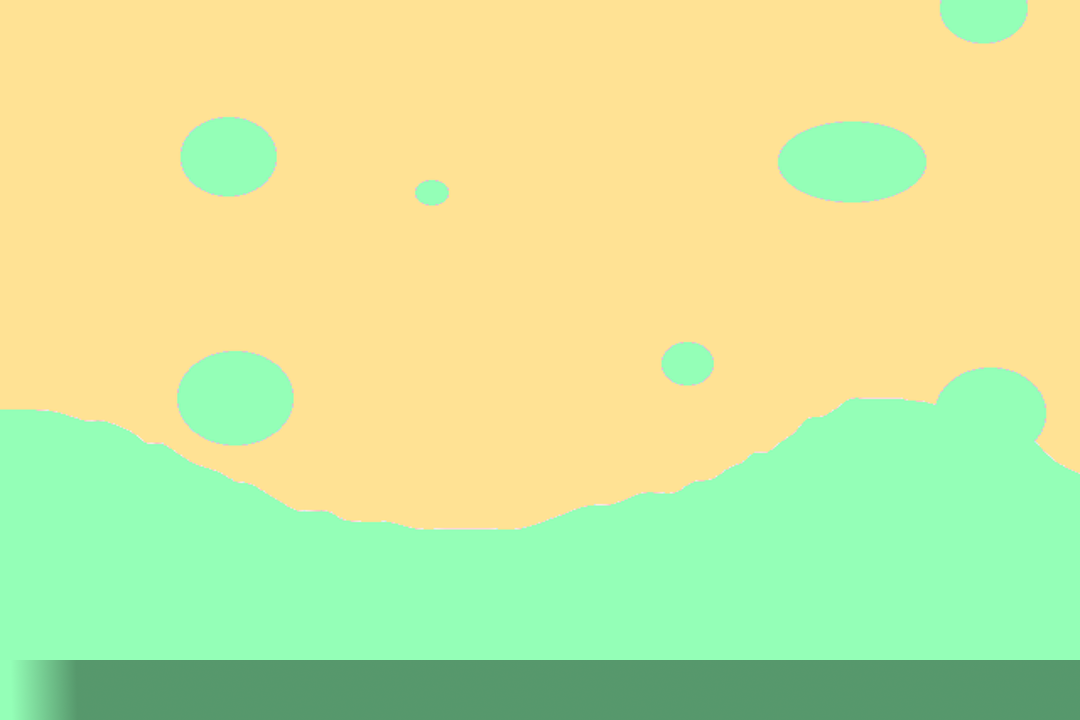
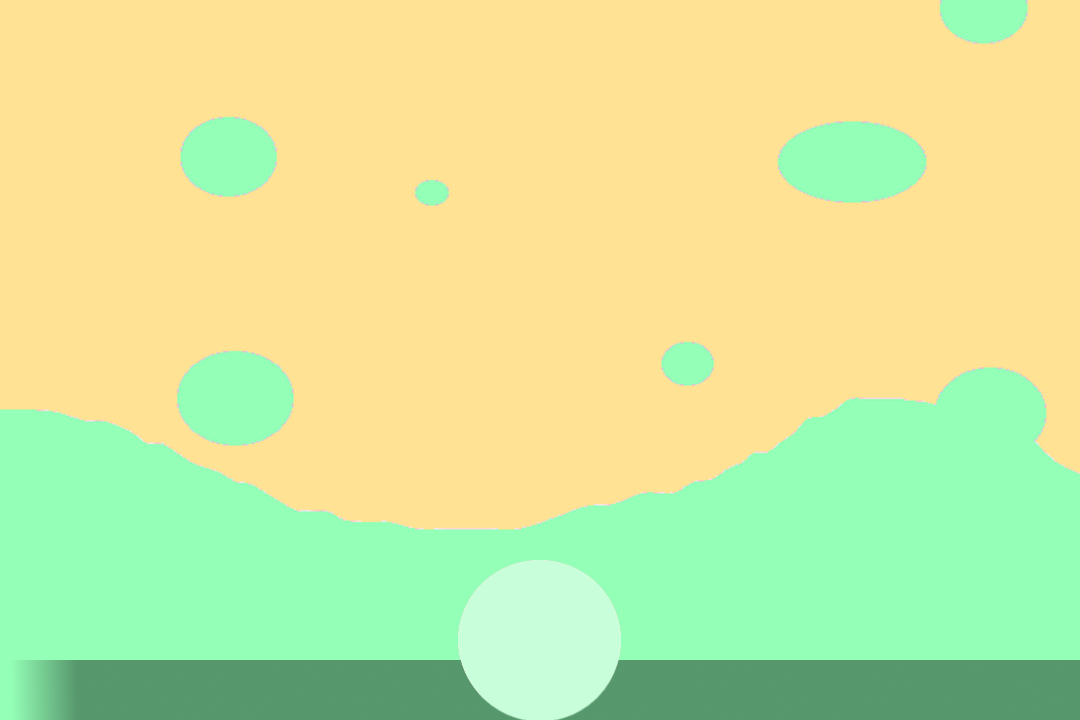
Layer changes from the first 1080px x 720px image to the second:
painted on "bg0.png" over <box>458,560,621,720</box>
